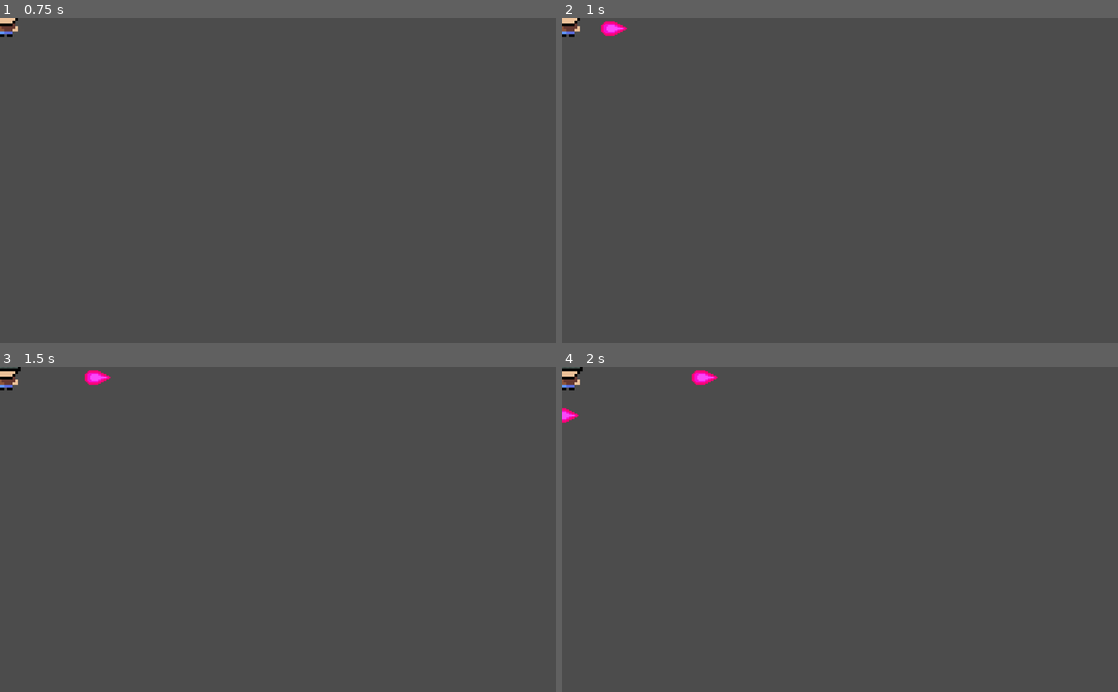
Above: before the commit, frames 1-4 (two rows, left to right).
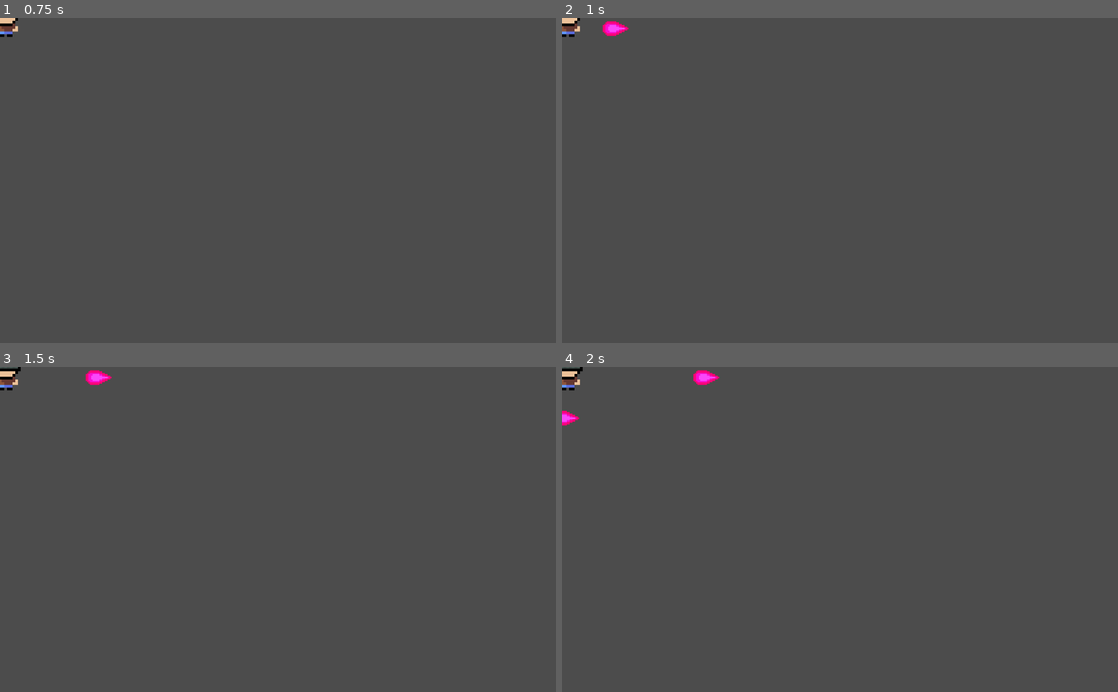
Above: after the commit, the same moments.

Repository: BadConfig/Again
Game: Godot game, scene res://Hero/Hero.tscn
The game is run twice, just before and just after one commit, with the same random seed, the same clock (stepped at 60 frames per second) and the same inputs.
Inputs:
- Up to frame 1 (0.75 s): tap Enter at 0.5 s; hold D from 0.53 s (still down); tap F at 0.6 s
- Up to frame 2 (1 s): keep holding D; tap Space at 0.77, 0.8 s
- Up to frame 3 (1.5 s): tap Space at 1.07, 1.35 s; release D at 1.28 s; hold S from 1.28 s (still down)
- Up to frame 4 (2 s): keep holding S; tap Space at 1.52, 1.82 s; tap F at 1.55 s

Frame 1 is identical in both runs. In frame 2, less than 0.1% of the frame differs, in the area x 7-12%, y 0-6%; in frame 3, less than 0.1%; in frame 4, 0.2%, in the area x 0-29%, y 0-19%.

Commit message:
mostly created hero
improved enemy
improved human
fixed shooting bug

Diff:
--- /dev/null
+++ b/Arrow/Hit_shape.gd
@@ -0,0 +1,29 @@
+extends CollisionShape2D
+
+# Declare member variables here. Examples:
+# var a = 2
+# var b = "text"
+
+# Called when the node enters the scene tree for the first time.
+func _ready():
+	pass # Replace with function body.
+
+# Called every frame. 'delta' is the elapsed time since the previous frame.
+#func _process(delta):
+#	pass
+
+
+func _on_Hit_area_area_entered(area):
+	var my_object = get_parent().get_parent()
+	var collide_object = area.get_parent().get_parent()
+	if collide_object.name == "Enemy":
+		if my_object.get_parent().name == "Hero":
+			collide_object.enemy_options['human_options']['heal_points'] -= my_object.get_parent().hero_options['human_options']['damage']
+			if collide_object.enemy_options['human_options']['heal_points'] <= 0:
+				collide_object.get_node("Human").die()
+	if collide_object.name == "Hero":
+		if my_object.get_parent().name == "Enemy":
+			collide_object.human_options['human_options']['heal_points'] -= my_object.get_parent().human_options['human_options']['damage']
+			if collide_object.human_options['human_options']['heal_points'] <= 0:
+				collide_object.get_node("Human").die()
+	get_parent().get_parent().queue_free()
--- a/Arrow/arrow.tscn
+++ b/Arrow/arrow.tscn
@@ -1,18 +1,16 @@
-[gd_scene load_steps=4 format=2]
+[gd_scene load_steps=5 format=2]
 
 [ext_resource path="res://Arrow/arrow.gd" type="Script" id=1]
 [ext_resource path="res://Hero/Hero assets/fireball.png" type="Texture" id=2]
+[ext_resource path="res://Arrow/Hit_shape.gd" type="Script" id=3]
 
-[sub_resource type="RectangleShape2D" id=1]
-extents = Vector2( 96.8637, 61.3854 )
+[sub_resource type="RectangleShape2D" id=2]
+extents = Vector2( 11.8705, 11.4646 )
 
-[node name="arrow" type="KinematicBody2D"]
+[node name="arrow" type="KinematicBody2D" groups=[
+"Damagers",
+]]
 script = ExtResource( 1 )
-
-[node name="CollisionShape2D" type="CollisionShape2D" parent="."]
-position = Vector2( -7.03241, 0 )
-scale = Vector2( 0.25, 0.25 )
-shape = SubResource( 1 )
 
 [node name="Sprite" type="Sprite" parent="."]
 scale = Vector2( 0.25, 0.25 )
@@ -21,4 +19,15 @@
 [node name="VisibilityNotifier2D" type="VisibilityNotifier2D" parent="."]
 position = Vector2( -6.783, 7.62939e-06 )
 scale = Vector2( 9.66721, 5.97422 )
+
+[node name="Hit_area" type="Area2D" parent="."]
+position = Vector2( 1.39533, -0.967449 )
+scale = Vector2( 0.818957, 0.687163 )
+
+[node name="Hit_shape" type="CollisionShape2D" parent="Hit_area"]
+position = Vector2( -6.73283, 0.0873342 )
+scale = Vector2( 2.31926, 1.53281 )
+shape = SubResource( 2 )
+script = ExtResource( 3 )
 [connection signal="screen_exited" from="VisibilityNotifier2D" to="." method="_on_VisibilityNotifier2D_screen_exited"]
+[connection signal="area_entered" from="Hit_area" to="Hit_area/Hit_shape" method="_on_Hit_area_area_entered"]
--- /dev/null
+++ b/Enemy/Enemy.gd
@@ -0,0 +1,49 @@
+extends Node2D
+
+#=============================ENEMY=OPTIONS==========================
+var enemy_options = {
+	'human_options': {
+		'human_texture'		: preload('res://Hero/Hero assets/human.png'),
+		'human_scene' 		: preload('res://Human/Human.tscn'),
+		'evasion': 0,
+		'heal_points': 100,
+		'energy_points': 100,
+		'speed': 10,
+		'is_range': false,
+		'damage': 50
+		},
+	'arrow_options': {
+		'arrow_speed'		: 10000,
+		'arrow_texture'		: preload('res://Hero/Hero assets/fireball.png'),
+		},
+	'control_options':{
+		'go_up': KEY_W,
+		'go_down':KEY_S,
+		'go_left':KEY_A,
+		'go_right':KEY_D,
+		'activate':KEY_F,
+		'attack':KEY_SPACE,
+		},
+	}
+
+#=========================DICT=GETTERS============================
+func get_human_options():
+	return enemy_options['human_options']
+func get_arrow_options():
+	return enemy_options['arrow_options']
+func get_enemy_options():
+	return  enemy_options
+# Declare member variables here. Examples:
+# var a = 2
+# var b = "text"
+
+# Called when the node enters the scene tree for the first time.
+func _ready():
+	var Enemy = enemy_options['human_options']['human_scene'].instance()
+	add_child(Enemy)
+
+#===================================walk=function====================
+
+# Called every frame. 'delta' is the elapsed time since the previous frame.
+#func _process(delta):
+#	pass
--- /dev/null
+++ b/Enemy/Enemy.tscn
@@ -0,0 +1,6 @@
+[gd_scene load_steps=2 format=2]
+
+[ext_resource path="res://Enemy/Enemy.gd" type="Script" id=1]
+
+[node name="Enemy" type="Node2D"]
+script = ExtResource( 1 )
--- a/Hero/Hero.gd
+++ b/Hero/Hero.gd
@@ -4,16 +4,17 @@
 	'human_options': {
 		'human_texture'		: preload('res://Hero/Hero assets/human.png'),
 		'human_scene' 		: preload('res://Human/Human.tscn'),
+		'evasion': 0,
+		'heal_points': 100,
+		'energy_points': 100,
+		'speed': 10,
+		'is_range': false,
+		'damage' : 50,
 		},
 	'arrow_options': {
 		'arrow_speed'		: 10000,
 		'arrow_texture'		: preload('res://Hero/Hero assets/fireball.png'),
 		},
-	'evasion': 0,
-	'heal_points': 100,
-	'energy_points': 100,
-	'speed': 10,
-	'is_range': false,
 	'control_options':{
 		'go_up': KEY_W,
 		'go_down':KEY_S,
@@ -22,6 +23,9 @@
 		'activate':KEY_F,
 		'attack':KEY_SPACE,
 		},
+	'human_class': 'mage',
+	'hero_inventory': [],
+	'hero_spells': [],
 	}
 
 
@@ -30,13 +34,13 @@
 func _input(event):
 	if event is InputEventKey and event.is_pressed():
 		if event.scancode == hero_options['control_options']['go_up']:
-			$"Human".go_up(DELTA)
+			$"Human".go_up()
 		if event.scancode == hero_options['control_options']['go_down']:
-			$"Human".go_down(DELTA)
+			$"Human".go_down()
 		if event.scancode == hero_options['control_options']['go_left']:
-			$"Human".go_left(DELTA)
+			$"Human".go_left()
 		if event.scancode == hero_options['control_options']['go_right']:
-			$"Human".go_right(DELTA)
+			$"Human".go_right()
 		if event.scancode == hero_options['control_options']['attack']:
 			$"Human".go_attack()
 
@@ -49,11 +53,10 @@
 func get_human_options():
 	return hero_options['human_options']
 #=================================================================================
-var DELTA = 0
 func _ready():
 	var hero = hero_options['human_options']['human_scene'].instance()
 	add_child(hero)
+	hero.position = position
 # Called every frame. 'delta' is the elapsed time since the previous frame.
 func _process(delta):
-	DELTA = delta
-#	pass
+	pass
--- a/Human/Human.gd
+++ b/Human/Human.gd
@@ -12,47 +12,48 @@
 #=========================move=functions=======================
 # Called when the node enters the scene tree for the first time.
 func _ready():
-	$attack_reload.wait_time = get_parent().hero_options['speed']/10
+	$Sprite.set_texture(get_parent().get_human_options()['human_texture'])
+	$attack_reload.wait_time = get_parent().get_human_options()['speed']/10
 	pass # Replace with function body.
 #=========================walking==============================
 var move_vector = Vector2()
 
 
-func go_up(delta):
-	move_vector.y = -get_parent().hero_options['speed']*50
+func go_up():
+	move_vector.y = -get_parent().get_human_options()['speed']*50
 	human_dir = "up"
 	if sign($Vertical_arrow_position.position.y) == 1:
 		$Vertical_arrow_position.position.y *= -1
 	move_and_slide(move_vector)
 	move_vector.y = 0
-func go_down(delta):
-	move_vector.y = get_parent().hero_options['speed']*50
+func go_down():
+	move_vector.y = get_parent().get_human_options()['speed']*50
 	human_dir = "down"
 	if sign($Vertical_arrow_position.position.y) == -1:
 		$Vertical_arrow_position.position.y *= -1
 	move_and_slide(move_vector)
 	move_vector.x = 0
-func go_left(delta):
-	move_vector.x = -get_parent().hero_options['speed']*50
+func go_left():
+	move_vector.x = -get_parent().get_human_options()['speed']*50
 	human_dir = "left"
 	if sign($Horizontal_arrow_position.position.x) == 1:
 		$Horizontal_arrow_position.position.x *= -1
 	move_and_slide(move_vector)
 	move_vector.x = 0
-func go_right(delta):
-	move_vector.x = get_parent().hero_options['speed']*50
+func go_right():
+	move_vector.x = get_parent().get_human_options()['speed']*50
 	human_dir = "right"
 	if sign($Horizontal_arrow_position.position.x) == -1:
 		$Horizontal_arrow_position.position.x *= -1
 	move_and_slide(move_vector)
 	move_vector.x = 0
-func go_stay(delta):
+func go_stay():
 	pass
 #========================attacking==============================
 var enable_shoot = true
 
 func go_attack():
-	if get_parent().hero_options['is_range']:
+	if get_parent().get_human_options()['is_range']:
 		shoot_action()
 	else:
 		hit_action()
@@ -65,16 +66,16 @@
 		get_parent().add_child(arrow)
 		if human_dir == 'up':
 			arrow.direction_y = -1
-			arrow.position = $Vertical_arrow_position.global_position
+			arrow.global_position = $Vertical_arrow_position.global_position
 		elif human_dir == 'down':
 			arrow.direction_y = 1
-			arrow.position = $Vertical_arrow_position.global_position
+			arrow.global_position = $Vertical_arrow_position.global_position
 		elif human_dir == 'left':
 			arrow.direction_x = -1
-			arrow.position = $Horizontal_arrow_position.global_position
+			arrow.global_position = $Horizontal_arrow_position.global_position
 		elif human_dir == 'right':
 			arrow.direction_x = 1
-			arrow.position = $Horizontal_arrow_position.global_position
+			arrow.global_position = $Horizontal_arrow_position.global_position
 		enable_shoot = false
 		$attack_reload.start()
 
@@ -102,3 +103,7 @@
 # Called every frame. 'delta' is the elapsed time since the previous frame.
 func _process(delta):
 	pass
+
+
+func die():
+	get_parent().queue_free()
--- a/Human/Human.tscn
+++ b/Human/Human.tscn
@@ -1,10 +1,13 @@
-[gd_scene load_steps=4 format=2]
+[gd_scene load_steps=5 format=2]
 
 [ext_resource path="res://Human/Human.gd" type="Script" id=1]
 [ext_resource path="res://Hero/Hero assets/human.png" type="Texture" id=2]
 
 [sub_resource type="RectangleShape2D" id=1]
 extents = Vector2( 23.0144, 13.6194 )
+
+[sub_resource type="RectangleShape2D" id=2]
+extents = Vector2( 25.4332, 40.5827 )
 
 [node name="Human" type="KinematicBody2D"]
 collision_layer = 0
@@ -18,11 +21,22 @@
 scale = Vector2( 5, 5 )
 texture = ExtResource( 2 )
 
-[node name="Horizontal_arrow_position" type="Position2D" parent="."]
-position = Vector2( 50.8921, 19.6701 )
+[node name="attack_reload" type="Timer" parent="."]
+one_shot = true
+
+[node name="Human_area" type="Area2D" parent="."]
+position = Vector2( 0.568787, 0 )
+scale = Vector2( 1, 1.04 )
+
+[node name="hitbox" type="CollisionShape2D" parent="Human_area"]
+position = Vector2( 1.62108, -2.16144 )
+rotation = -3.14159
+scale = Vector2( 1.03667, -0.881015 )
+shape = SubResource( 2 )
+one_way_collision_margin = 0.0
 
 [node name="Vertical_arrow_position" type="Position2D" parent="."]
-position = Vector2( 0.0740814, -53.1601 )
+position = Vector2( 0.642883, -58.2793 )
 
-[node name="attack_reload" type="Timer" parent="."]
-one_shot = true
+[node name="Horizontal_arrow_position" type="Position2D" parent="."]
+position = Vector2( 55.4425, 19.6701 )
--- /dev/null
+++ b/Test_Scene/Test_Scene.tscn
@@ -0,0 +1,13 @@
+[gd_scene load_steps=3 format=2]
+
+[ext_resource path="res://Hero/Hero.tscn" type="PackedScene" id=1]
+[ext_resource path="res://Enemy/Enemy.tscn" type="PackedScene" id=2]
+
+[node name="Test__Scene" type="Node2D"]
+position = Vector2( 1.50732, 1.50735 )
+
+[node name="Hero" parent="." instance=ExtResource( 1 )]
+position = Vector2( 143.197, 117.573 )
+
+[node name="Enemy" parent="." instance=ExtResource( 2 )]
+position = Vector2( 289.41, 87.4258 )
